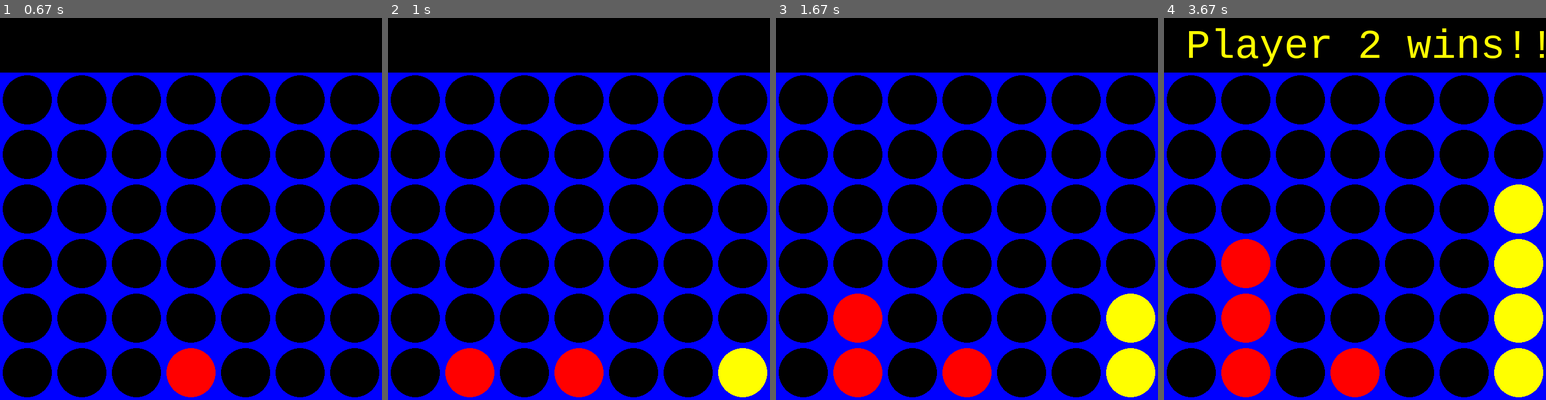
Above: before the commit, frames 1-4 (left to right).
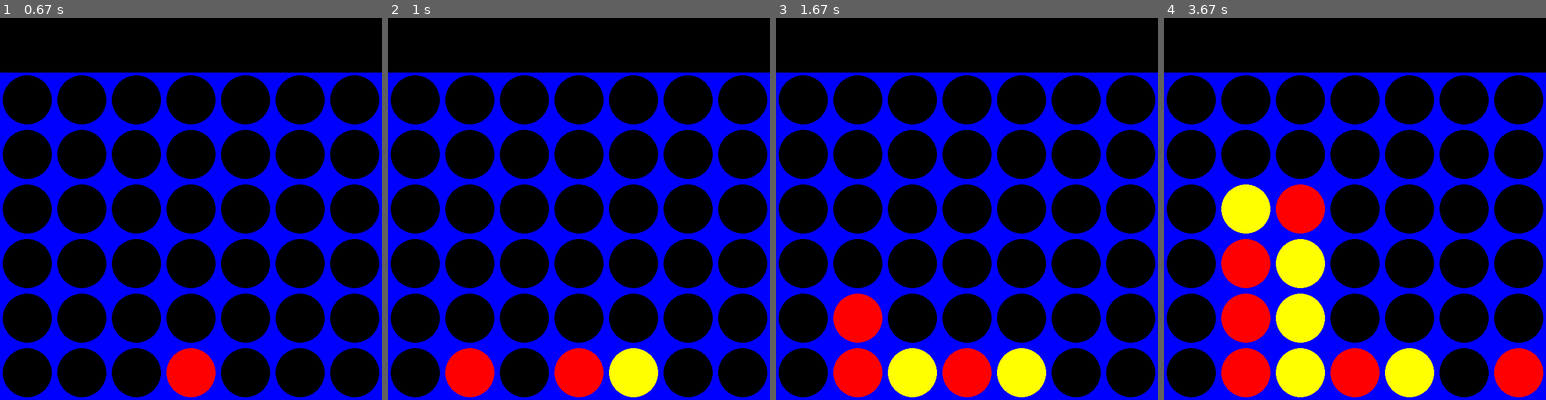
Above: after the commit, the same moments.

Repository: sam-coleman/Connect_4
Game: pygame game, started from connect4_pygame.py
The game is run twice, just before and just after one commit, with the same random seed, the same clock (stepped at 60 frames per second) and the same inputs.
Inputs (mouse positions are in pixels of both pictures, inside the frame that each line leads up to):
- Up to frame 1 (0.67 s): click (191, 209) at 0.38 s
- Up to frame 2 (1 s): click (460, 151) at 0.77 s
- Up to frame 3 (1.67 s): click (867, 67) at 1.23 s; move the mouse to (875, 132) at 1.6 s
- Up to frame 4 (3.67 s): click (1263, 132) at 1.92 s; click (1500, 354) at 2.65 s; move the mouse to (1301, 128) at 3.07 s; click (1301, 128) at 3.4 s

Frame 1 is identical in both runs. In frame 2, 2.6% of the frame differs, in the area x 57-100%, y 86-100%; in frame 3, 5.2%; in frame 4, 15%, in the area x 6-100%, y 2-100%.

Commit message:
Working potentially

Diff:
--- a/ai.py
+++ b/ai.py
@@ -45,12 +45,14 @@
             new_board = copy.deepcopy(board)
             #print("before move", new_board)
             new_board = make_move(new_board, move, player)
-            print(new_board, move, player)
+            # print(new_board, move, player)
             #print("after move", new_board)
             #print(results)
             results.append((minimax(copy.deepcopy(new_board), PLAYER, depth-1)[0], move))
 
         try:
+            if depth == 4:
+                print(results, max(results))
             return max(results)
         except:
             return 0,move
@@ -63,9 +65,8 @@
             new_board = copy.deepcopy(board)
             new_board = make_move(new_board, move, player)
             results.append((minimax(copy.deepcopy(new_board), AI, depth-1)[0], move))
-
         try:
-            return max(results)
+            return min(results)
         except:
             return 0,move
 
